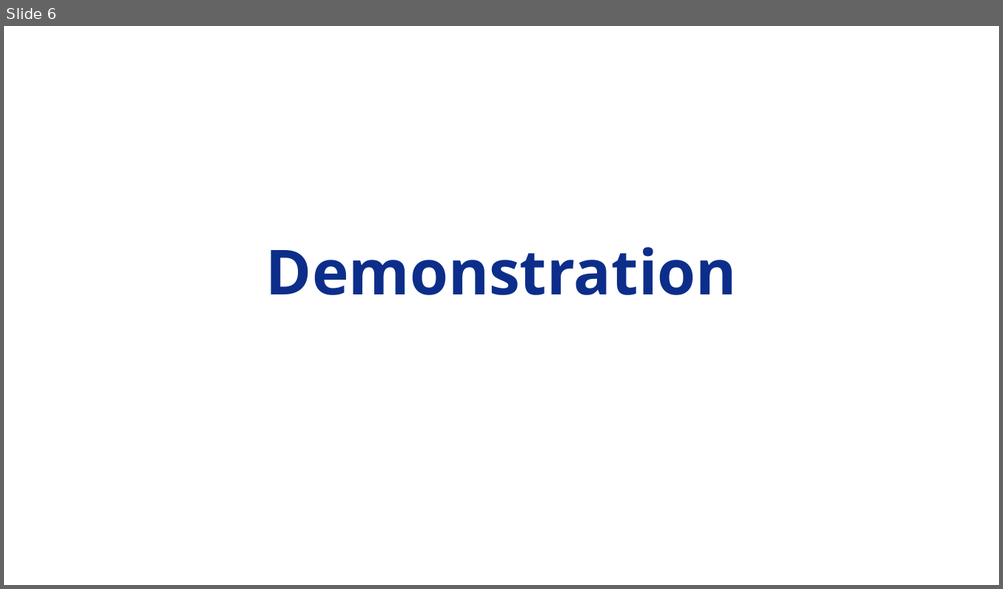
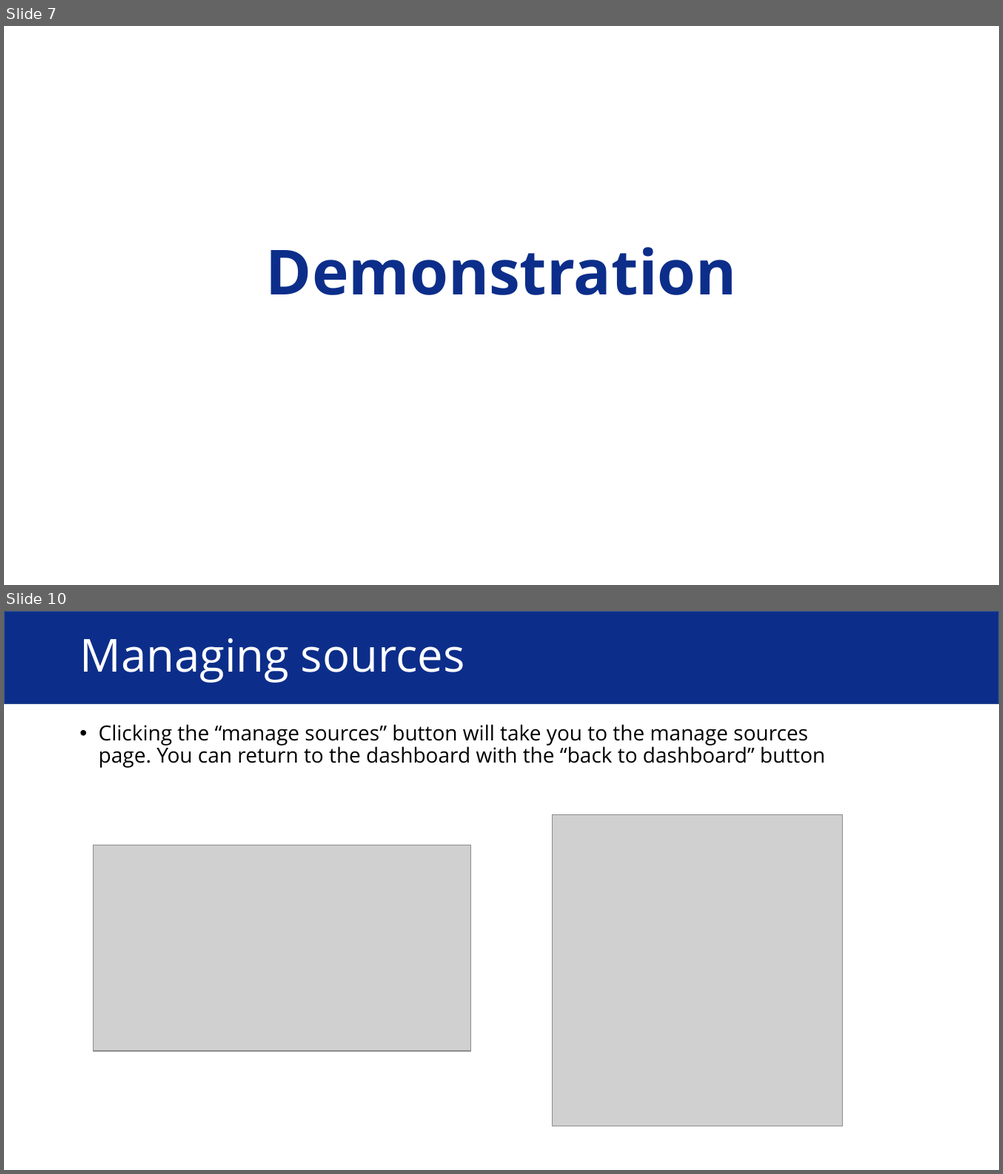
Before and after one commit to Adamanatite/nlp-global-news-monitor, a slide deck: research/Usability Testing Presentation.pptx. Shown one above the other, each under a label of ours: slide 6 before the commit, slides 7 and 10 after it; the slides between them are not shown. The pictures are 1003x589 and 1003x1174 pixels, drawn with LibreOffice and Linux fonts; fonts in the diff are those of the drawing; grey boxes stand for pictures. Boxes give left, top, right and bottom in pixels: in the first picture for what was removed or moved away, otherwise in the second. Text is boxed around its words. In the diff, an @@ line names an element or a change of style, - is before the commit and + after.

```diff
--- a/research/Usability Testing Presentation.pptx
+++ b/research/Usability Testing Presentation.pptx
@@ slide 10 added at (4, 611, 999, 1170), background #FFFFFF @@
@@ rectangle added at (4, 611, 999, 704), fill #0C2E8A, outline #325491 1 pt @@
@@ title added at (79, 638, 465, 683), 44 pt, text #FFFFFF @@
+Managing sources
@@ text added at (99, 724, 825, 768), 20 pt, text #000000 @@
+• Clicking the “manage sources” button will take you to the manage sources
+  page. You can return to the dashboard with the “back to dashboard” button
@@ picture added at (552, 815, 842, 1127) @@
@@ picture added at (93, 846, 471, 1052) @@
@@ what was slide 6 is now slide 7 @@
```
Also in this commit, not shown: 2 slides changed, 7 other slides added, 1 slide removed, 1 other file.
